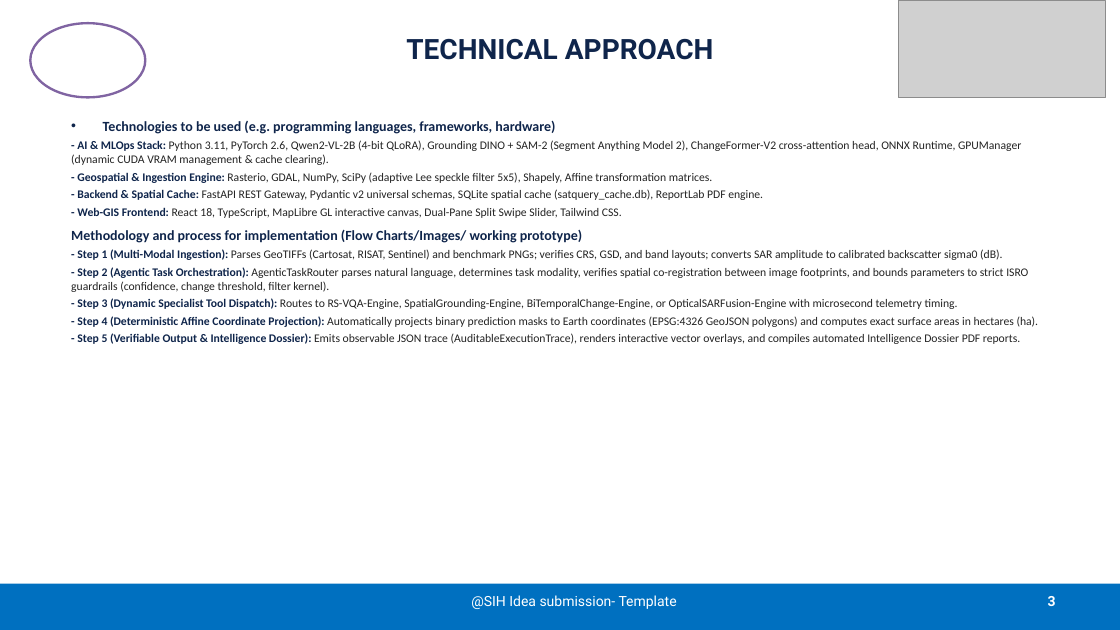
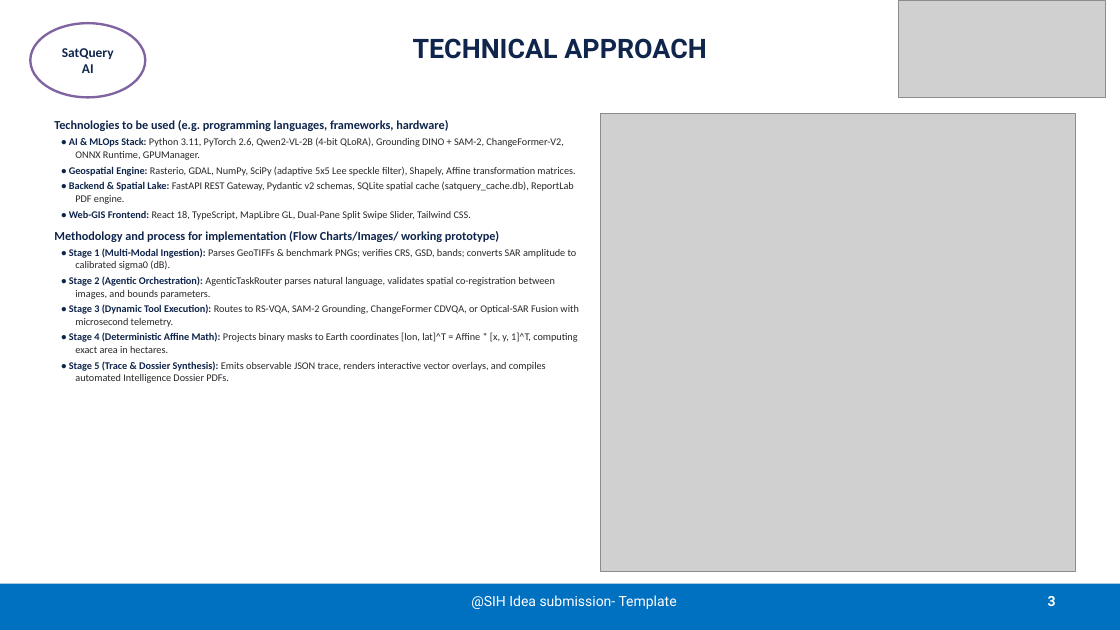
Before and after one commit to Shourya3113/SatQuery-AI-SIH-26, a slide deck: slide 3 of SIH2026-IDEA-Presentation-Format.pptx. Drawn at 1120x630 pixels with LibreOffice and Linux fonts; fonts in the diff are those of the drawing; grey boxes stand for pictures. Boxes give left, top, right and bottom in pixels: in the first picture for what was removed or moved away, otherwise in the second. Text is boxed around its words. In the diff, an @@ line names an element or a change of style, - is before the commit and + after.

```diff
--- a/SIH2026-IDEA-Presentation-Format.pptx
+++ b/SIH2026-IDEA-Presentation-Format.pptx
@@ title "TECHNICAL APPROACH" at box(413, 38, 706, 59): size 24 to 23 pt @@
@@ text in ellipse at box(62, 48, 114, 73): text added @@
+SatQuery AI
@@ text "Technologies to be used (e.g. ...": place and size @@
-text "Technologies to be used (e.g. ..." at box(71, 121, 1039, 344)
+text "Technologies to be used (e.g. ..." at box(54, 120, 578, 383)
@@ picture added at box(601, 113, 1075, 571) @@
@@ text at box(54, 120, 499, 242): size 12 to 10.5 pt in "Technologies to be used (e.g. programming languages, ...", "Methodology and process for implementation (Flow Charts/Imag ..."; bullet • to none @@
@@ text at box(69, 137, 575, 220): text changed; size 10 to 8.8 pt; text colour #232323 to #282828 @@
-- AI & MLOps Stack: Python 3.11, PyTorch 2.6, Qwen2-VL-2B (4-bit QLoRA), Grounding DINO + SAM-2 (Segment Anything Model 2), ChangeFormer-V2 cross-attention head, ONNX Runtime, GPUManager (dynamic CUDA VRAM management & cache clearing).
-- Geospatial & Ingestion Engine: Rasterio, GDAL, NumPy, SciPy (adaptive Lee speckle filter 5x5), Shapely, Affine transformation matrices.
-- Backend & Spatial Cache: FastAPI REST Gateway, Pydantic v2 universal schemas, SQLite spatial cache (satquery_cache.db), ReportLab PDF engine.
-- Web-GIS Frontend: React 18, TypeScript, MapLibre GL interactive canvas, Dual-Pane Split Swipe Slider, Tailwind CSS.
+• AI & MLOps Stack: Python 3.11, PyTorch 2.6, Qwen2-VL-2B (4-bit QLoRA), Grounding DINO + SAM-2, ChangeFormer-V2, ONNX Runtime, GPUManager.
+• Geospatial Engine: Rasterio, GDAL, NumPy, SciPy (adaptive 5x5 Lee speckle filter), Shapely, Affine transformation matrices.
+• Backend & Spatial Lake: FastAPI REST Gateway, Pydantic v2 schemas, SQLite spatial cache (satquery_cache.db), ReportLab PDF engine.
+• Web-GIS Frontend: React 18, TypeScript, MapLibre GL, Dual-Pane Split Swipe Slider, Tailwind CSS.
@@ text at box(69, 248, 578, 383): text changed; size 10 to 8.8 pt; text colour #232323 to #282828 @@
-- Step 1 (Multi-Modal Ingestion): Parses GeoTIFFs (Cartosat, RISAT, Sentinel) and benchmark PNGs; verifies CRS, GSD, and band layouts; converts SAR amplitude to calibrated backscatter sigma0 (dB).
-- Step 2 (Agentic Task Orchestration): AgenticTaskRouter parses natural language, determines task modality, verifies spatial co-registration between image footprints, and bounds parameters to strict ISRO guardrails (confidence, change threshold, filter kernel).
-- Step 3 (Dynamic Specialist Tool Dispatch): Routes to RS-VQA-Engine, SpatialGrounding-Engine, BiTemporalChange-Engine, or OpticalSARFusion-Engine with microsecond telemetry timing.
-- Step 4 (Deterministic Affine Coordinate Projection): Automatically projects binary prediction masks to Earth coordinates (EPSG:4326 GeoJSON polygons) and computes exact surface areas in hectares (ha).
-- Step 5 (Verifiable Output & Intelligence Dossier): Emits observable JSON trace (AuditableExecutionTrace), renders interactive vector overlays, and compiles automated Intelligence Dossier PDF reports.
+• Stage 1 (Multi-Modal Ingestion): Parses GeoTIFFs & benchmark PNGs; verifies CRS, GSD, bands; converts SAR amplitude to calibrated sigma0 (dB).
+• Stage 2 (Agentic Orchestration): AgenticTaskRouter parses natural language, validates spatial co-registration between images, and bounds parameters.
+• Stage 3 (Dynamic Tool Execution): Routes to RS-VQA, SAM-2 Grounding, ChangeFormer CDVQA, or Optical-SAR Fusion with microsecond telemetry.
+• Stage 4 (Deterministic Affine Math): Projects binary masks to Earth coordinates [lon, lat]^T = Affine * [x, y, 1]^T, computing exact area in hectares.
+• Stage 5 (Trace & Dossier Synthesis): Emits observable JSON trace, renders interactive vector overlays, and compiles automated Intelligence Dossier PDFs.
```
Also in this commit, not shown: 5 other slides changed, 14 other files.
